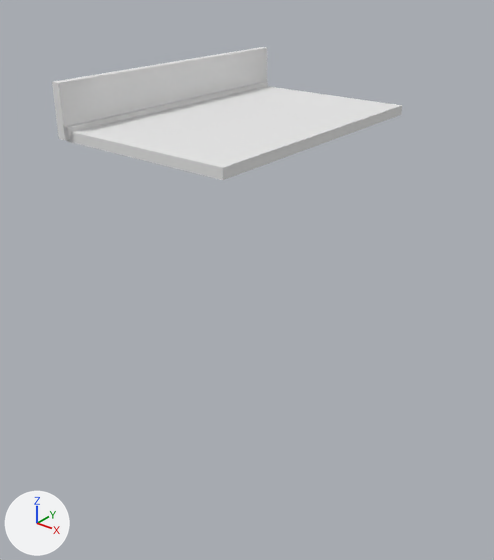
Before and after pictures for a commit that changed the OBJ model src/main/resources/thegame/models/shelter/high.obj.
Before and after are seen from a 50 mm camera at (100.4, -125.2, 36.6) aimed at (5.1, -6.1, -37.2). The lights are fixed; the arrows at lower left show +X, +Y and +Z. Where no turn or scale is listed for an object, it has been applied to the vertices.

The first picture shows 'floor', 'wall0.1', 'wall0.2', 'wall0.3'.
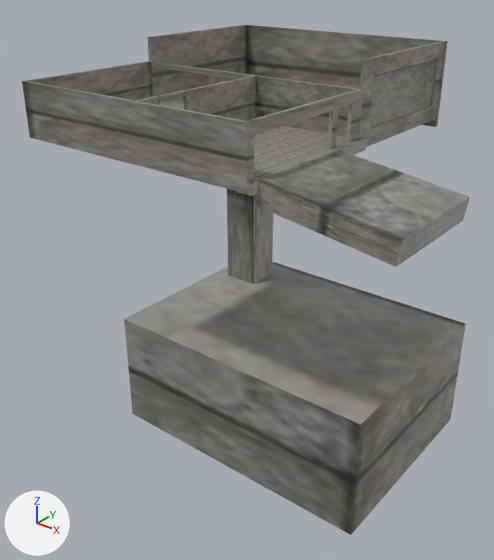
What changed in the scene script:
```text
Change mat_material_004:
    remove mat_material_004.base_color = (0.8, 0.8, 0.8)  # white #e7e7e7
    mat_material_004.roughness: 1.0 -> 0.5
    add mat_material_004.texture = img_floor_png
Change me_floor:
    remove me_floor.from_pydata(...)  # 8 vertices, 12 faces; spans x -22.3..22.3, y -34.6..34.6, z -1.2..1.2
    add me_floor.from_pydata(...)  # 10 vertices, 10 faces; spans x -30.3..30.3, y -37.7..37.7, z 1.2
    me_floor part 1: the whole mesh is rebuilt
Remove ob_wall0_1:
    ob_wall0_1 = bpy.data.objects.new('wall0.1', me_wall0_1)
Remove ob_wall0_2:
    ob_wall0_2 = bpy.data.objects.new('wall0.2', me_wall0_2)
Remove ob_wall0_3:
    ob_wall0_3 = bpy.data.objects.new('wall0.3', me_wall0_3)
Add ob_window_glass:
    ob_window_glass = bpy.data.objects.new('window_glass', me_window_glass)  # a box spanning x 30.2..30.4, y 3.5..33.2, z 2.3..13.2; in mat_material_004 (picture img_floor_png)
    ob_window_glass.location = (0.0, 0.0, 0.0)
Add ob_wall9:
    ob_wall9 = bpy.data.objects.new('wall9', me_wall9)  # a box spanning x -30.7..30.7, y 37.2..38.1, z -3.5..16.8; in mat_material_004 (picture img_floor_png)
    ob_wall9.location = (0.0, 0.0, 0.0)
Add ob_wall8:
    ob_wall8 = bpy.data.objects.new('wall8', me_wall8)  # 16 vertices, 32 faces; spans x 29.9..30.7, y -0.8..37.5, z -1.4..16.8; in mat_material_004 (picture img_floor_png)
    ob_wall8.location = (0.0, 0.0, 0.0)
Add ob_wall7:
    ob_wall7 = bpy.data.objects.new('wall7', me_wall7)  # a box spanning x 3.32..4.14, y -37.52..-31.66, z -1.04..11.1; in mat_material_004 (picture img_floor_png)
    ob_wall7.location = (0.0, 0.0, 0.0)
Add ob_wall6:
    ob_wall6 = bpy.data.objects.new('wall6', me_wall6)  # a box spanning x 3.3..4.2, y -24.2..-1.2, z -1.0..11.1; in mat_material_004 (picture img_floor_png)
    ob_wall6.location = (0.0, 0.0, 0.0)
Add ob_wall5:
    ob_wall5 = bpy.data.objects.new('wall5', me_wall5)  # a box spanning x 3.3..30.0, y -1.8..-1.0, z -1.0..11.1; in mat_material_004 (picture img_floor_png)
    ob_wall5.location = (0.0, 0.0, 0.0)
Add ob_wall4:
    ob_wall4 = bpy.data.objects.new('wall4', me_wall4)  # a box spanning x -30.7..-29.8, y -0.8..37.5, z -1.4..16.8; in mat_material_004 (picture img_floor_png)
    ob_wall4.location = (0.0, 0.0, 0.0)
Add ob_wall2:
    ob_wall2 = bpy.data.objects.new('wall2', me_wall2)  # 24 vertices, 44 faces; spans x 29.9..30.7, y -37.7..-0.8, z 1.2..11.1; in mat_material_004 (picture img_floor_png)
    ob_wall2.location = (0.0, 0.0, 0.0)
Add ob_wall11:
    ob_wall11 = bpy.data.objects.new('wall11', me_wall11)  # a box spanning x -29.9..3.3, y -1.8..-1.0, z 9.9..11.1; in mat_material_004 (picture img_floor_png)
    ob_wall11.location = (0.0, 0.0, 0.0)
Add ob_wall10:
    ob_wall10 = bpy.data.objects.new('wall10', me_wall10)  # a box spanning x 28.6..32.0, y -38.1..-0.1, z -1.2..1.2; in mat_material_004 (picture img_floor_png)
    ob_wall10.location = (0.0, 0.0, 0.0)
Add ob_wall1:
    ob_wall1 = bpy.data.objects.new('wall1', me_wall1)  # a box spanning x 3.32..4.14, y -31.66..-24.16, z 9.94..11.1; in mat_material_004 (picture img_floor_png)
    ob_wall1.location = (0.0, 0.0, 0.0)
Add ob_wall0:
    ob_wall0 = bpy.data.objects.new('wall0', me_wall0)  # a box spanning x -30.7..30.7, y -38.1..-37.2, z -1.0..11.1; in mat_material_004 (picture img_floor_png)
    ob_wall0.location = (0.0, 0.0, 0.0)
Add ob_wal3:
    ob_wal3 = bpy.data.objects.new('wal3', me_wal3)  # a box spanning x -30.7..-29.8, y -37.7..-0.8, z -1.0..11.1; in mat_material_004 (picture img_floor_png)
    ob_wal3.location = (0.0, 0.0, 0.0)
Add ob_ramp:
    ob_ramp = bpy.data.objects.new('ramp', me_ramp)  # 8 vertices, 12 faces; spans x 31.3..59.3, y -36.6..-11.2, z -7.2..1.2; in mat_material_004 (picture img_floor_png)
    ob_ramp.location = (0.0, 0.0, 0.0)
Add ob_basement_tunnel:
    ob_basement_tunnel = bpy.data.objects.new('basement_tunnel', me_basement_tunnel)  # 16 vertices, 32 faces; spans x -26.8..-16.8, y 24.2..34.2, z -57.8..1.7; in mat_material_004 (picture img_floor_png)
    ob_basement_tunnel.location = (0.0, 0.0, 0.0)
Add ob_basement:
    ob_basement = bpy.data.objects.new('basement', me_basement)  # 24 vertices, 44 faces; spans x -31.3..44.4, y -15.6..41.4, z -89.2..-56.7; in mat_material_004 (picture img_floor_png)
    ob_basement.location = (0.0, 0.0, 0.0)
```

Location of each change, (x1, y1, x2, y2) in pixels of the pictures (494 x 560 px):
'basement', added: after (124, 262, 466, 535)
'floor', surface changed, reshaped (white to grey): before (67, 86, 402, 180); after (160, 97, 348, 177)
'ramp', added: after (255, 150, 470, 267)
'wall0', added: after (22, 81, 250, 194)
'wall0.1', deleted: before (52, 47, 267, 140)
'wall9', added: after (246, 25, 448, 127)
'wall4', added: after (147, 25, 246, 97)
'wall8', added: after (359, 41, 446, 147)
'basement_tunnel', added: after (227, 189, 273, 284)
'wall5', added: after (256, 75, 357, 137)
'window_glass', added: after (370, 59, 436, 128)
'wal3', added: after (26, 61, 153, 101)
'wall2', added: after (245, 89, 363, 179)
'wall6', added: after (184, 75, 256, 121)
'wall0.3', deleted: before (68, 82, 268, 136)
'wall10', added: after (237, 137, 367, 196)
'wall11', added: after (148, 61, 254, 79)
'wall1', added: after (159, 90, 187, 103)
'wall0.2', deleted: before (67, 82, 265, 127)
'wall7', added: after (135, 96, 160, 105)
